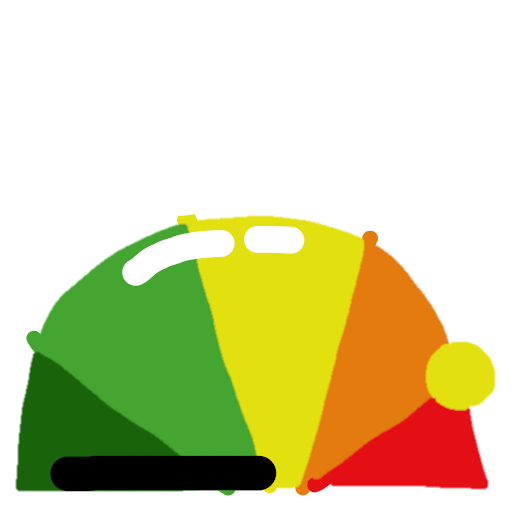
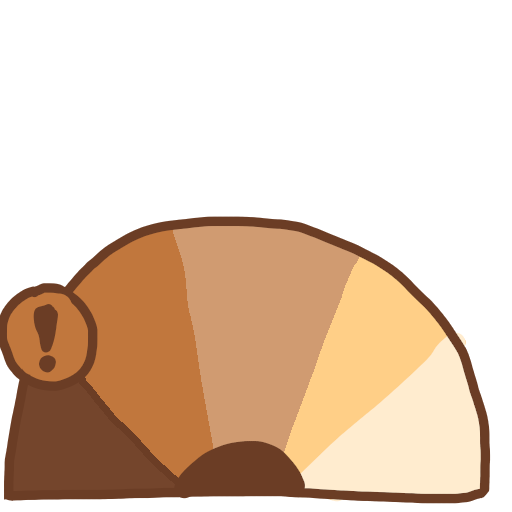
Layers edited between the first and the second w=512, h=512 image:
added layer "Paint Layer 5" above "Paint Layer 4" over [0, 214, 496, 504]
added layer "Paint Layer 4" above "Paint Layer 3" over [0, 214, 496, 504]
hid "Paint Layer 2" over [4, 448, 320, 501]
hid "Paint Layer 1", painted on it over [0, 214, 496, 504]
